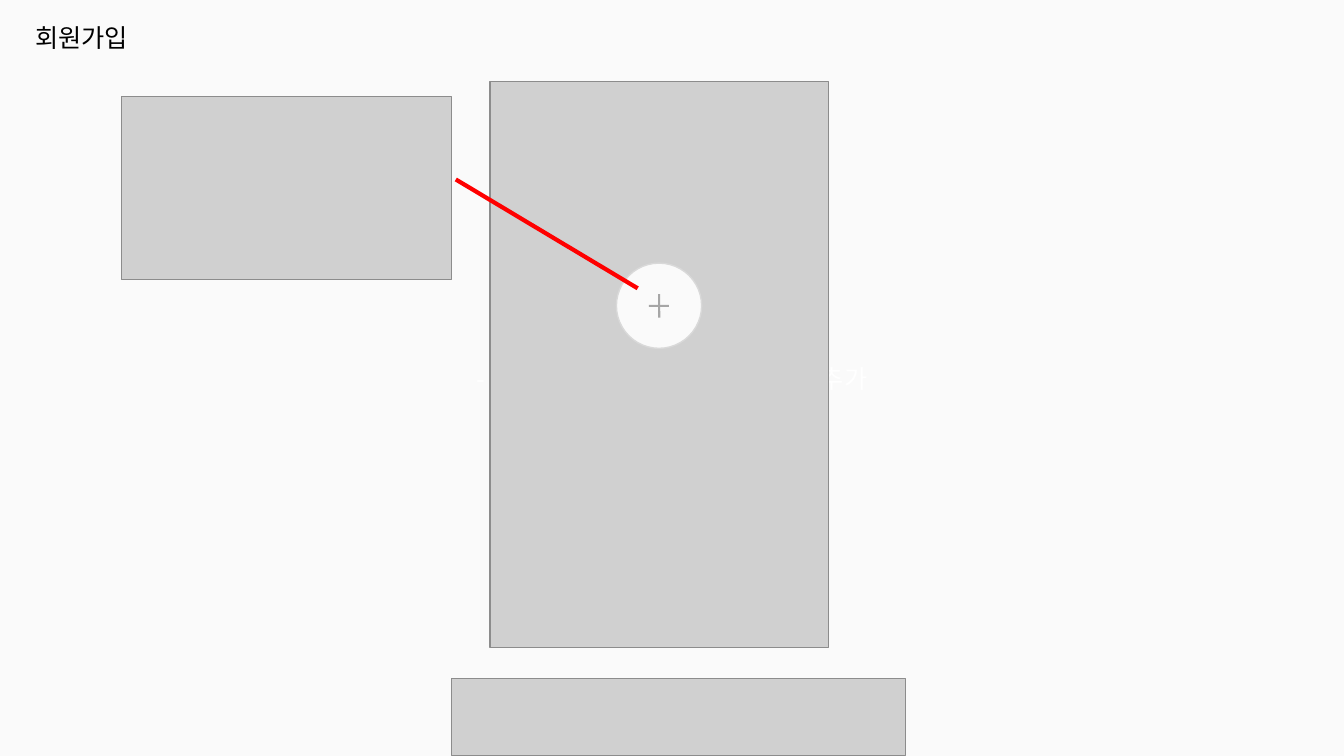
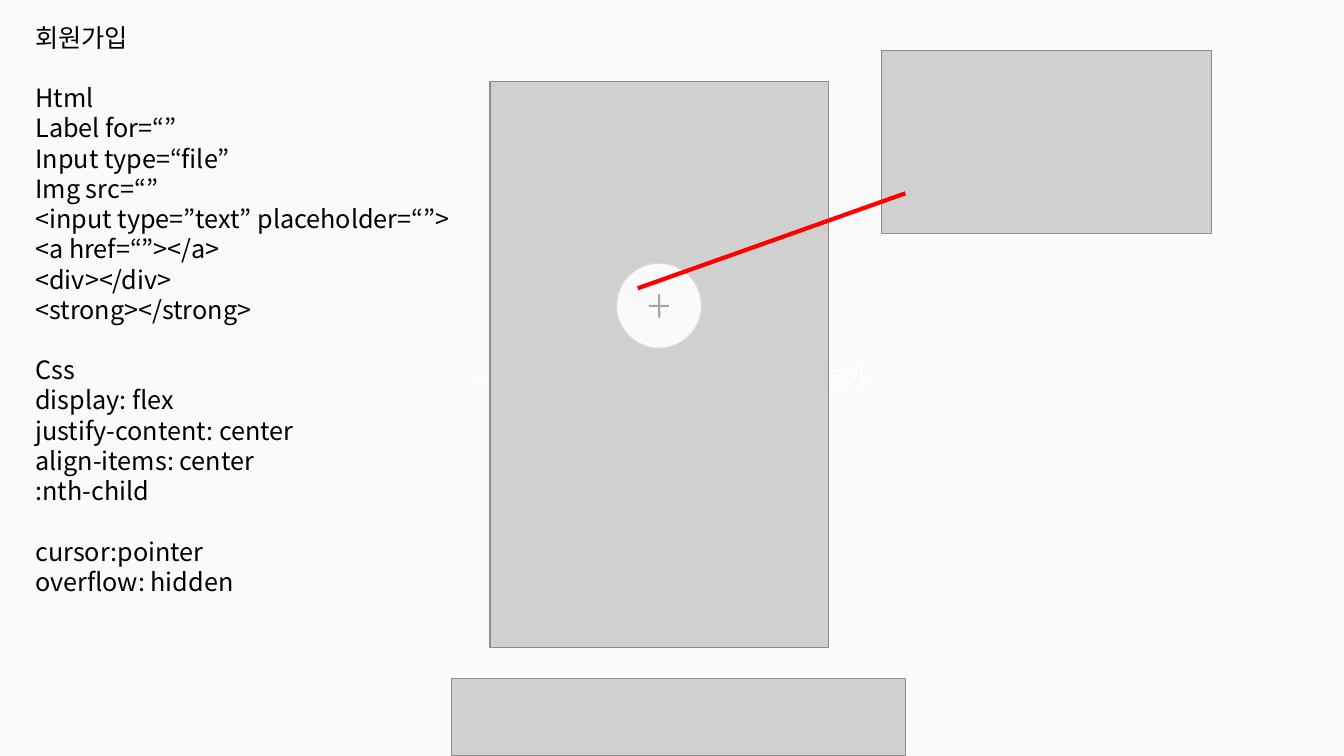
Before and after one commit to sumn-2020/lecture, a slide deck: slide 2 of 화면가이드.pptx. Drawn at 1344x756 pixels with LibreOffice and Linux fonts; fonts in the diff are those of the drawing; grey boxes stand for pictures. Boxes give left, top, right and bottom in pixels: in the first picture for what was removed or moved away, otherwise in the second. Text is boxed around its words. In the diff, an @@ line names an element or a change of style, - is before the commit and + after.

Commit message:
css html 정리

```diff
--- a/화면가이드.pptx
+++ b/화면가이드.pptx
@@ picture: place and size @@
-picture at [121,97,451,280]
+picture at [881,50,1211,234]
@@ text at [35,87,450,592]: paragraphs added @@
+Html
+Label for=“”
+Input type=“file”
+Img src=“”
+<input type=”text” placeholder=“”>
+<a href=“”></a>
+<div></div>
+<strong></strong>
+Css
+display: flex
+justify-content: center
+align-items: center
+:nth-child
+cursor:pointer
+overflow: hidden
@@ line moved from (638, 288) - (456, 179) to (638, 288) - (905, 194) @@
```
Also in this commit, not shown: 4 other slides changed.
